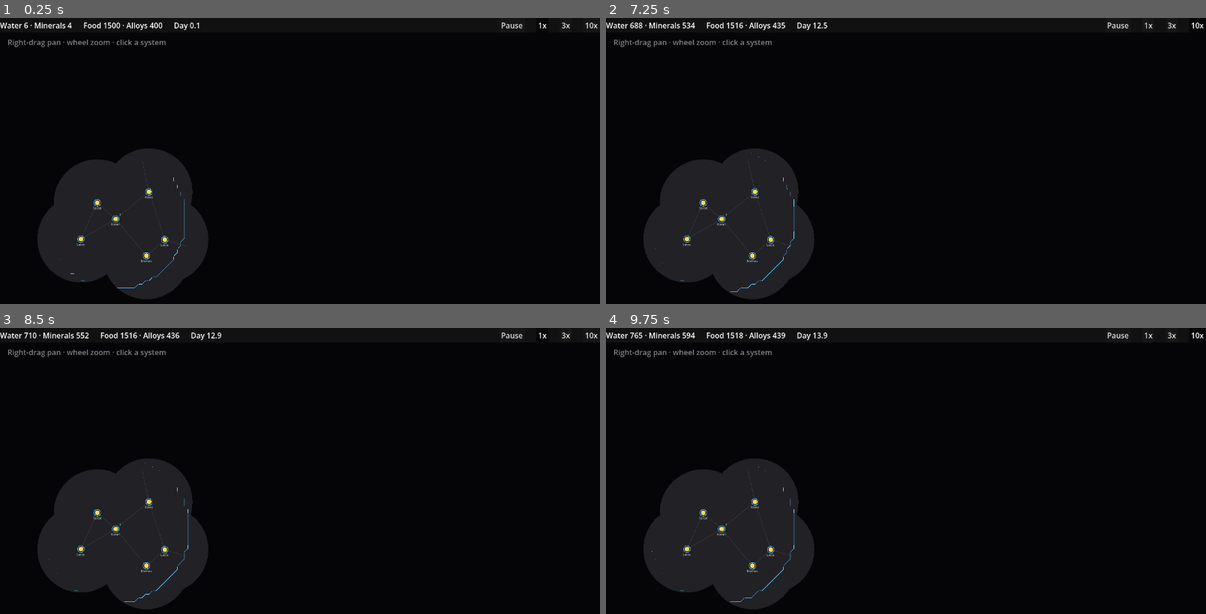
Above: before the commit, frames 1-4 (two rows, left to right).
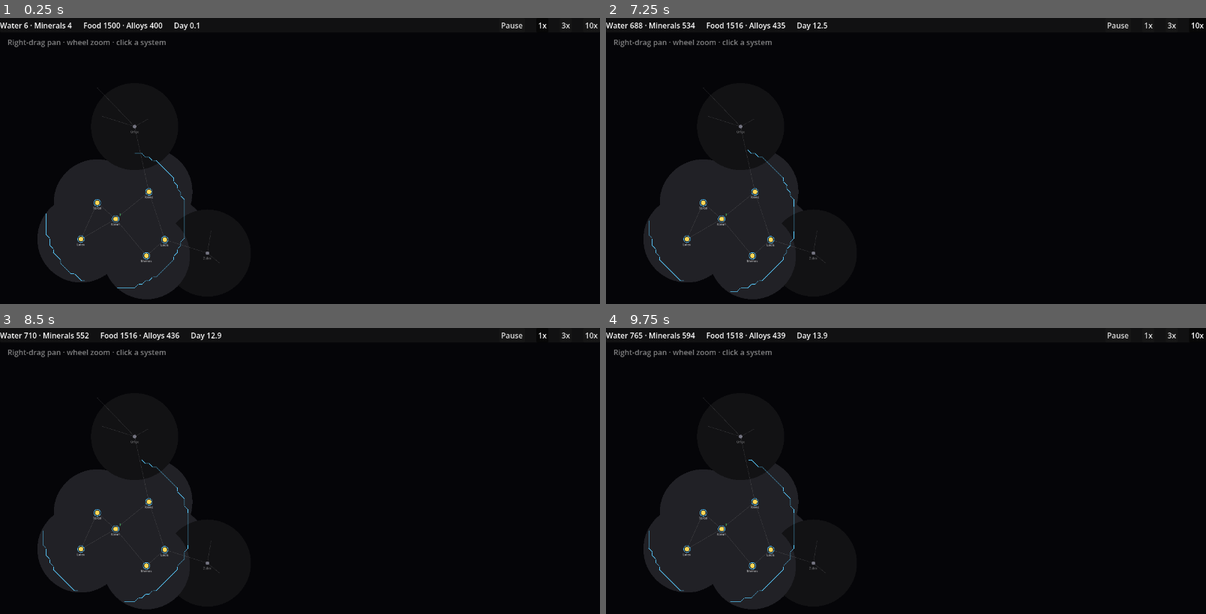
Above: after the commit, the same moments.

Repository: evyatarmitz/reach
Game: Godot game, scene res://game/main.tscn
Two runs of this game, one before a commit and one after it. Both use one fixed random seed, a clock stepped at 60 frames per second and the inputs below.
Inputs (mouse positions are in pixels of both pictures, inside the frame that each line leads up to):
- Up to frame 1 (0.25 s): no input
- Up to frame 2 (7.25 s): click "1x" at 0.5 s; click "3x" at 1.25 s; click "10x" at 2 s; click "1x" at 2.75 s; click "3x" at 3.5 s; click "10x" at 4.25 s; click "1x" at 5 s; click "3x" at 5.75 s; click "10x" at 6.5 s
- Up to frame 3 (8.5 s): click "Pause" at 7.25 s; move the mouse to (432, 479) at 8.02 s; tap 1 at 8.1 s; click (432, 479) at 8.17 s
- Up to frame 4 (9.75 s): drag from (786, 513) to (876, 562) at 8.77 s; move the mouse to (966, 422) at 9.52 s; tap 3 at 9.6 s; click (966, 422) at 9.67 s

The runs differ from the first frame. In frame 1, 0.1% of the frame differs, in the area x 7-37%, y 26-92%; in frame 2, 0.1%; in frame 3, 0.1%; in frame 4, 0.1%.

Commit message:
0.20.0 - topology-based VR (systems + one jump); fleet VR
- Item 1: visibility now expands with the SYSTEMS you hold, not a raw influence
  radius (which ballooned past the whole map). FULL VR (live data) in systems you
  own via influence / have a colony in / have a fleet in; PARTIAL VR (structure:
  lanes + planets, shown grey) one lane-jump out. Retreat already worked and still
  does (lose a system -> its VR drops). Replaces the field-radius VR entirely, and
  drops the per-corner VR grid (borders are gated by proximity to a full-VR system
  instead).
- Item 4 (fleet VR): a fleet grants full VR at its system and partial VR one jump
  away, via the same topology pass (empire_fleet_in_system).
- 79 tests still pass. The lit area is now the player's real cluster + a one-jump
  ring, instead of covering the map.

Diff:
--- a/desktop/game/main.gd
+++ b/desktop/game/main.gd
@@ -39,7 +39,7 @@
 var _border_segments: Array = []   # [a, b, color] line segments
 var _border_timer := 0.0
 var _system_owner := {}     # system_id -> empire_id, cached with the border field
-var _system_visible := {}   # system_id -> bool, currently in the player's VR
+var _system_vr := {}        # system_id -> 0 none / 1 partial / 2 full VR
 var _explored := {}         # system_id -> true, ever seen (gray once out of VR)
 var _stale := {}            # system_id -> {owner, colonies}, last-seen snapshot
 
@@ -137,32 +137,34 @@
 			infl.append(iv)
 			reach.append(rv)
 
-	var pk := ids.find(player_empire_id)   # player's index in the arrays, or -1
-
-	# Per-system: current owner, whether it's in the player's VR (visible), and
-	# a stale snapshot for the fog memory. VR = the player reaches the point and
-	# isn't yet dominated by 1.5x (so it extends past the contested border and
-	# retreats as a rival grows). Once seen, a system stays "explored" (gray).
+	# (player index in the arrays no longer needed — VR is topology-based now)
+	# Topology VR (item 1/4): visibility expands with the SYSTEMS you hold, not
+	# with a raw influence radius. FULL VR (2) in systems you own / have a colony
+	# in / have a fleet in; PARTIAL VR (1, structure only) one lane-jump out. Once
+	# seen, a system stays "explored" (grey). Retreats when you lose a system.
+	_system_vr.clear()
+	var full := {}
 	for sys in sim.systems.values():
-		var owner := _owner_at(sys.map_pos, ids, pos, infl, reach)
-		_system_owner[sys.id] = owner
-		var vis := false
-		if pk != -1:
-			var pcl := _claim_at(sys.map_pos, pos[pk], infl[pk], reach[pk])
-			if pcl > 0.0:
-				var bo := 0.0
-				for k in ids.size():
-					if k != pk:
-						bo = maxf(bo, _claim_at(sys.map_pos, pos[k], infl[k], reach[k]))
-				vis = pcl * SimConstants.SIGHT_INFLUENCE_FACTOR >= bo
-		_system_visible[sys.id] = vis
-		if vis:
+		_system_owner[sys.id] = _owner_at(sys.map_pos, ids, pos, infl, reach)
+		if _system_owner[sys.id] == player_empire_id \
+				or sim._empire_has_colony_in(player_empire_id, sys.id) \
+				or sim.empire_fleet_in_system(player_empire_id, sys.id):
+			full[sys.id] = true
+	for sys in sim.systems.values():
+		_system_vr[sys.id] = 2 if full.has(sys.id) else 0
+	for sid in full:
+		for nb in sim.lane_neighbors(sid):
+			if not full.has(nb):
+				_system_vr[nb] = maxi(_system_vr[nb], 1)
+	for sys in sim.systems.values():
+		if _system_vr[sys.id] >= 1:
 			_explored[sys.id] = true
+		if _system_vr[sys.id] == 2:   # snapshot live state for the fog memory
 			var cc := 0
 			for pid in sys.planet_ids:
 				if sim.planets[pid].colony != null:
 					cc += 1
-			_stale[sys.id] = {"owner": owner, "colonies": cc}
+			_stale[sys.id] = {"owner": _system_owner[sys.id], "colonies": cc}
 
 	# Sample each empire's claim on a grid of POINTS (cell corners), then trace a
 	# smooth marching-squares contour of every empire's dominance margin
@@ -183,18 +185,6 @@
 					Vector2(lo.x + gx * BORDER_CELL, lo.y + gy * BORDER_CELL),
 					pos[k], infl[k], reach[k])
 		claims.append(arr)
-
-	# VR per corner point (same rule as per-system), to fog-gate border segments.
-	var vrgrid := PackedByteArray()
-	vrgrid.resize(pcols * prows)
-	for pi in pcols * prows:
-		var vis := false
-		if pk != -1:
-			var pcl: float = claims[pk][pi]
-			if pcl > 0.0:
-				vis = pcl * SimConstants.SIGHT_INFLUENCE_FACTOR \
-					>= _best_other(claims, pk, pi)
-		vrgrid[pi] = 1 if vis else 0
 
 	# Live system positions — borders are only drawn near them, so a border can't
 	# float in black space far from any visible system (which happens because a
@@ -238,8 +228,6 @@
 				var m_tr := ck[i_tr] - maxf(_best_other(claims, k, i_tr), BORDER_EPS)
 				var m_br := ck[i_br] - maxf(_best_other(claims, k, i_br), BORDER_EPS)
 				var m_bl := ck[i_bl] - maxf(_best_other(claims, k, i_bl), BORDER_EPS)
-				if vrgrid[i_tl] == 0:   # fog: only draw border where the player sees
-					continue
 				# Centroid of this cell's INSIDE corners (margin >= 0) — the
 				# empire's own side. Each segment is nudged toward it so a shared
 				# seam shows both empires' curves side by side, not overlapping.
@@ -410,12 +398,12 @@
 var _fog_disabled := false   # debug/screenshot only
 
 
-func _sys_live(sid: int) -> bool:     # currently in the player's VR
-	return _fog_disabled or _system_visible.get(sid, false)
-
-
-func _sys_known(sid: int) -> bool:    # visible now OR explored before (gray)
-	return _fog_disabled or _system_visible.get(sid, false) or _explored.has(sid)
+func _sys_live(sid: int) -> bool:     # full VR right now
+	return _fog_disabled or _system_vr.get(sid, 0) == 2
+
+
+func _sys_known(sid: int) -> bool:    # full/partial VR now OR explored before
+	return _fog_disabled or _system_vr.get(sid, 0) >= 1 or _explored.has(sid)
 
 
 func _draw() -> void:
--- a/desktop/sim/sim.gd
+++ b/desktop/sim/sim.gd
@@ -468,6 +468,13 @@
 	return false
 
 
+func empire_fleet_in_system(empire_id: int, system_id: int) -> bool:
+	for f in fleets:
+		if f.empire_id == empire_id and not f.is_moving() and f.system_id == system_id:
+			return true
+	return false
+
+
 func can_build_fleet(empire_id: int, system_id: int) -> bool:
 	var e: Empire = empires.get(empire_id)
 	return e != null and systems.has(system_id) \
